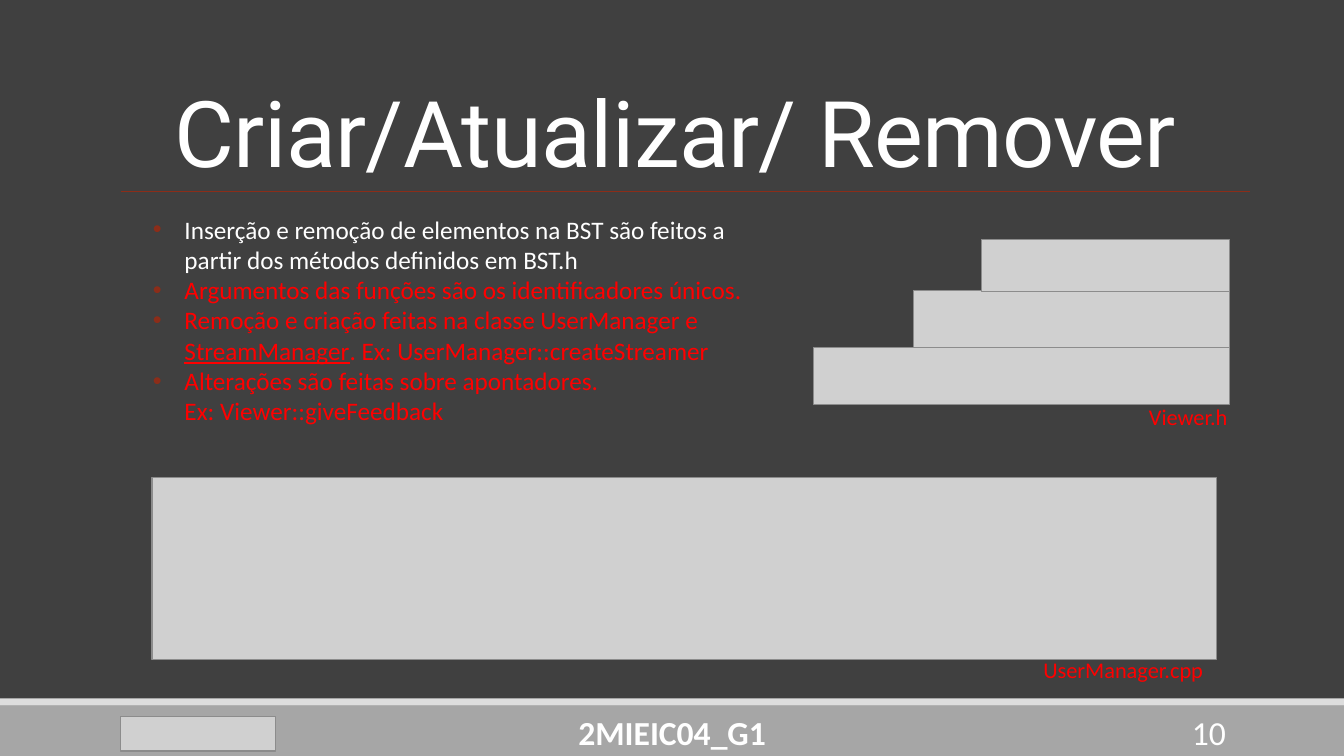
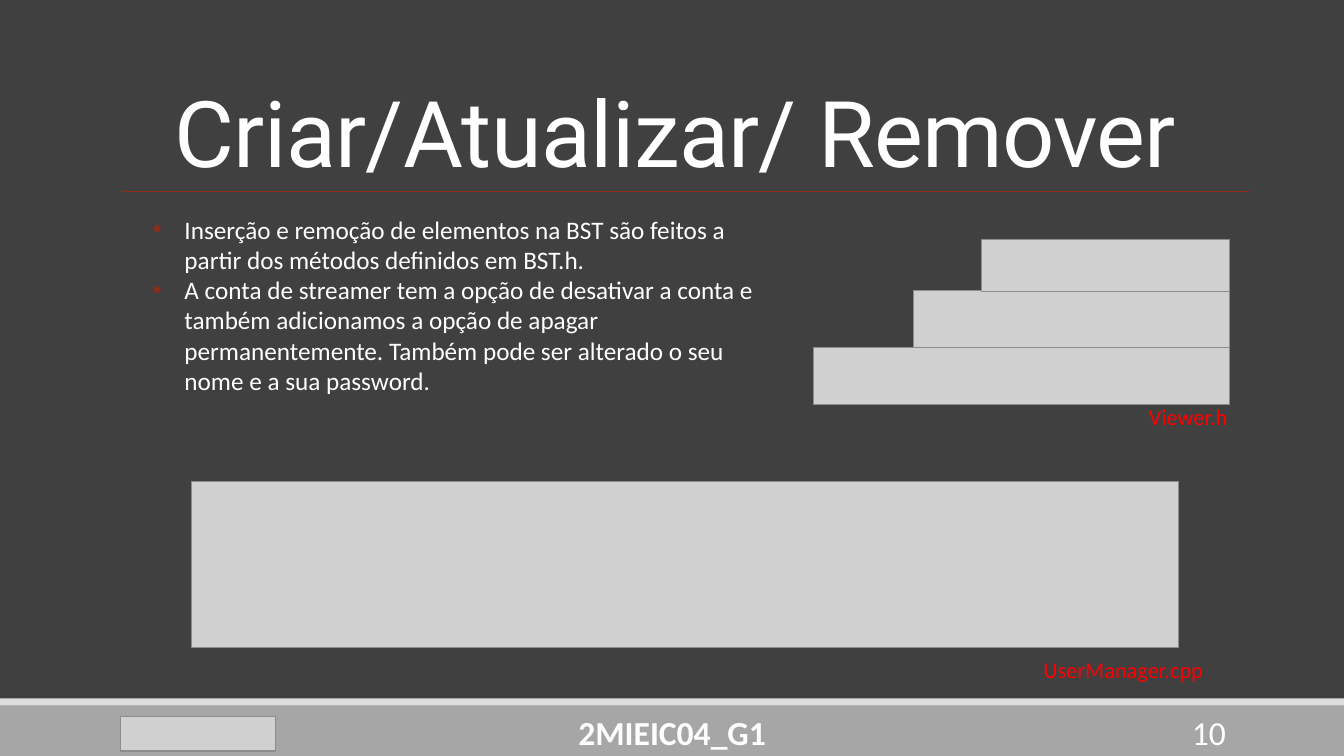
Before and after one commit to DoStini/FEUP-AEDA-proj, a slide deck: slide 10 of StreamZ__P2.pptx. Drawn at 1344x756 pixels with LibreOffice and Linux fonts; fonts in the diff are those of the drawing; grey boxes stand for pictures. Boxes give left, top, right and bottom in pixels: in the first picture for what was removed or moved away, otherwise in the second. Text is boxed around its words. In the diff, an @@ line names an element or a change of style, - is before the commit and + after.

```diff
--- a/StreamZ__P2.pptx
+++ b/StreamZ__P2.pptx
@@ text at (184,221,753,394): text changed; text colour #FF0000 to #FFFFFF @@
-• Inserção e remoção de elementos na BST são feitos a partir dos métodos definidos em BST.h
-• Argumentos das funções são os identificadores únicos.
-• Remoção e criação feitas na classe UserManager e StreamManager. Ex: UserManager::createStreamer
-• Alterações são feitas sobre apontadores. Ex: Viewer::giveFeedback
+• Inserção e remoção de elementos na BST são feitos a partir dos métodos definidos em BST.h.
+• A conta de streamer tem a opção de desativar a conta e também adicionamos a opção de apagar permanentemente. Também pode ser alterado o seu nome e a sua password.
@@ picture: place and size @@
-picture at (152,478,1217,659)
+picture at (192,482,1179,648)
```
Also in this commit, not shown: 4 other slides changed, 1 slide removed.
